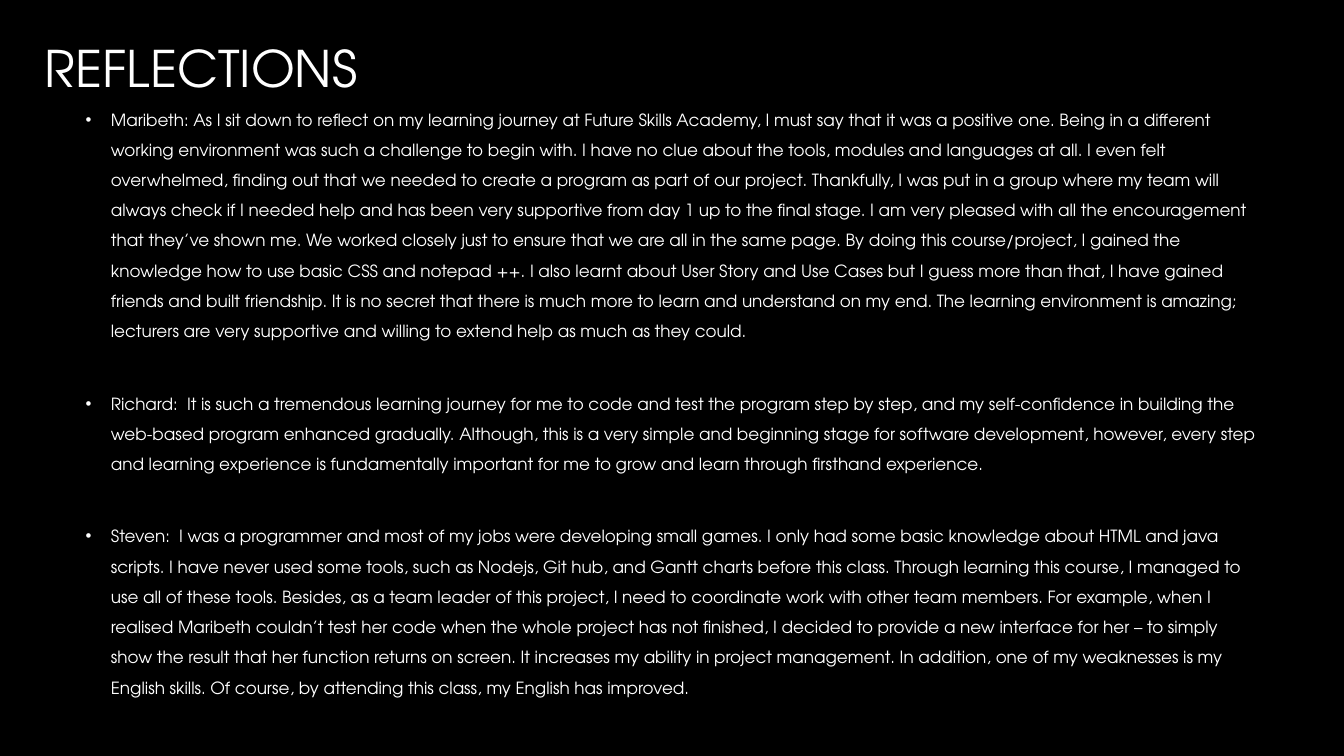
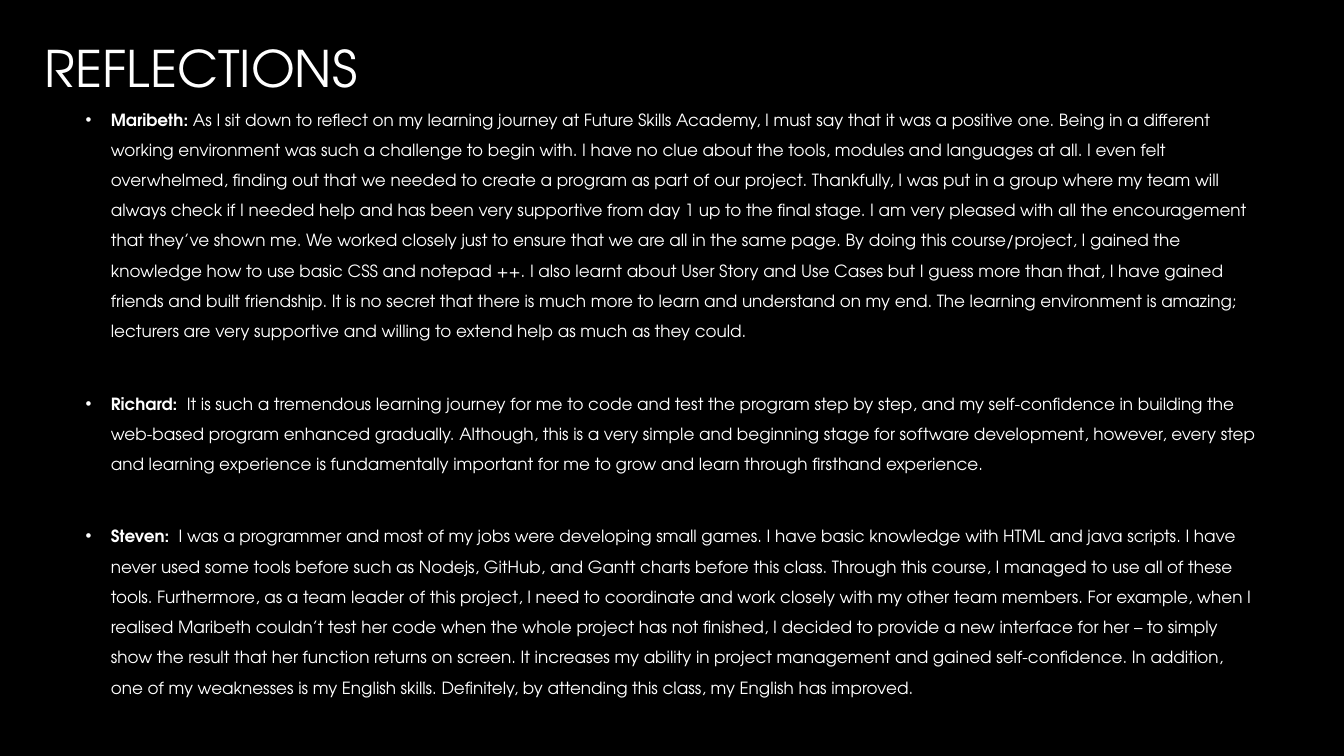
Before and after one commit to Steven-lei/Password-Generator, a slide deck: slide 14 of document/Presentation Password Generator.pptx. Drawn at 1344x756 pixels with LibreOffice and Linux fonts; fonts in the diff are those of the drawing; background and template pictures are left out. Boxes give left, top, right and bottom in pixels: in the first picture for what was removed or moved away, otherwise in the second. Text is boxed around its words. In the diff, an @@ line names an element or a change of style, - is before the commit and + after.

```diff
--- a/document/Presentation Password Generator.pptx
+++ b/document/Presentation Password Generator.pptx
@@ text at <box>111,113,1255,474</box>: bold on in "Maribeth:", "Richard:" @@
@@ text at <box>111,529,1251,698</box>: text changed @@
-• Steven: I was a programmer and most of my jobs were developing small games. I only had some basic knowledge about HTML and java scripts. I have never used some tools, such as Nodejs, Git hub, and Gantt charts before this class. Through learning this course, I managed to use all of these tools. Besides, as a team leader of this project, I need to coordinate work with other team members. For example, when I realised Maribeth couldn’t test her code when the whole project has not finished, I decided to provide a new interface for her – to simply show the result that her function returns on screen. It increases my ability in project management. In addition, one of my weaknesses is my English skills. Of course, by attending this class, my English has improved.
+• Steven: I was a programmer and most of my jobs were developing small games. I have basic knowledge with HTML and java scripts. I have never used some tools before such as Nodejs, GitHub, and Gantt charts before this class. Through this course, I managed to use all of these tools. Furthermore, as a team leader of this project, I need to coordinate and work closely with my other team members. For example, when I realised Maribeth couldn’t test her code when the whole project has not finished, I decided to provide a new interface for her – to simply show the result that her function returns on screen. It increases my ability in project management and gained self-confidence. In addition, one of my weaknesses is my English skills. Definitely, by attending this class, my English has improved.
```
